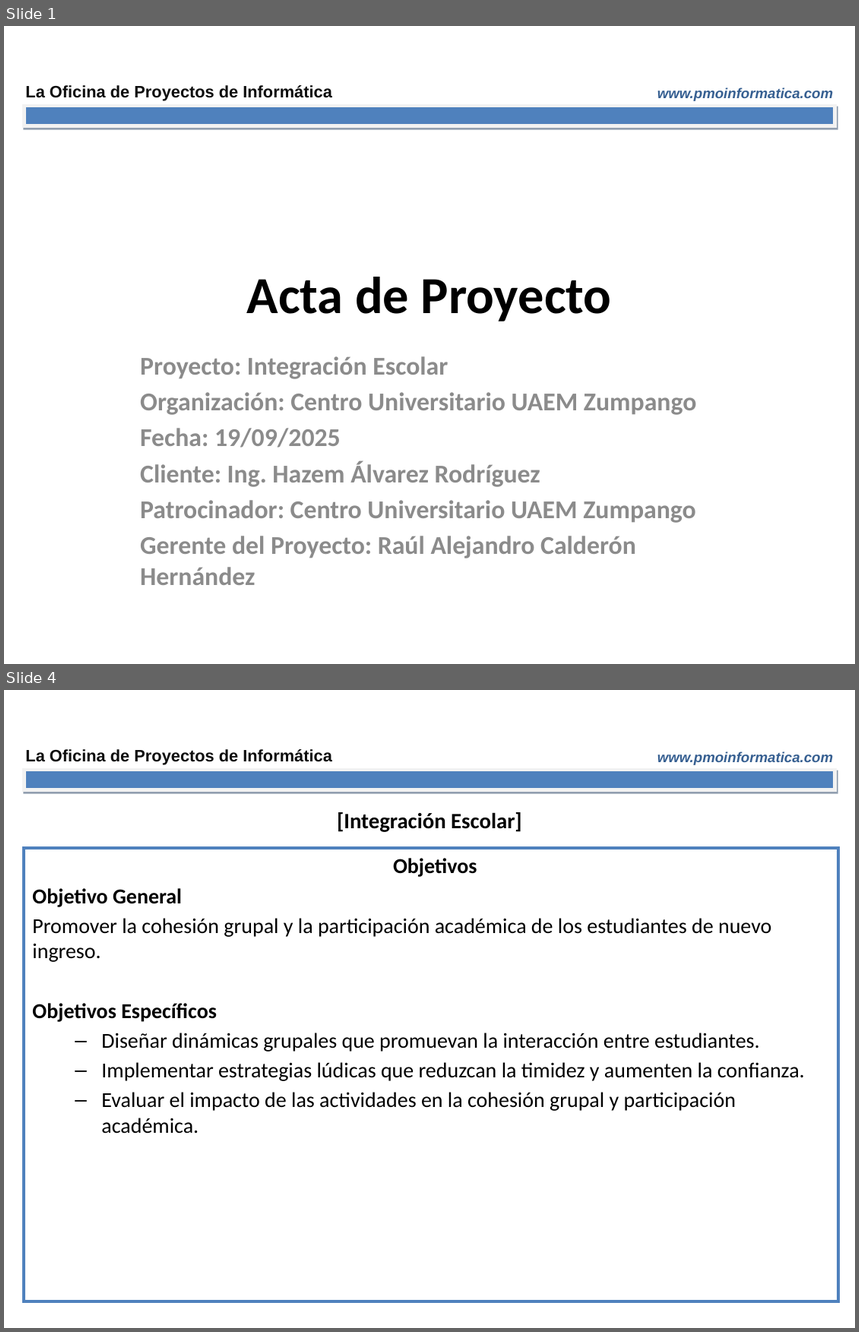
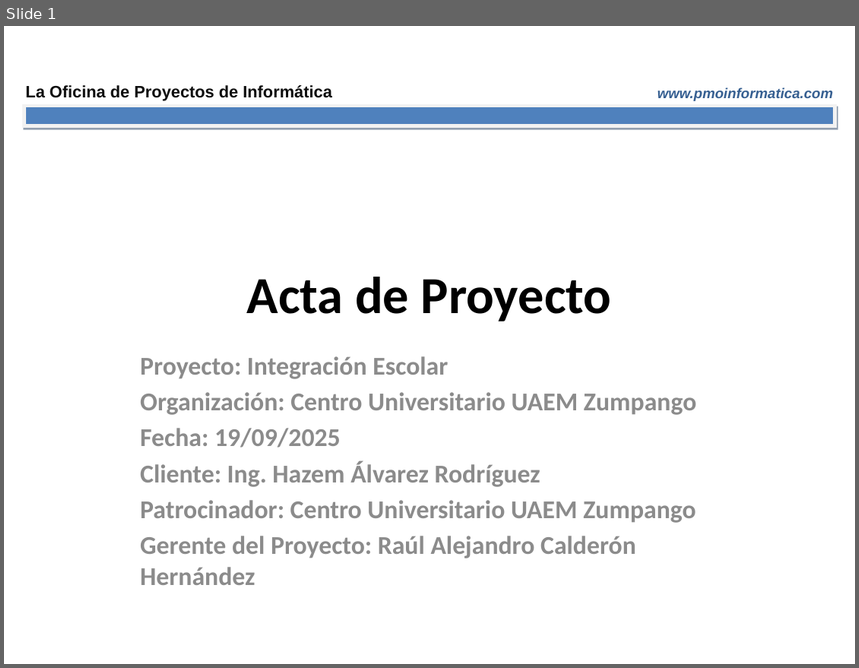
Before and after one commit to AnnyJContreras/ProyIntComDat25B_Carmelitos, a slide deck: Avance de proyecto/Acta de Proyecto Equipo.pptx. Shown one above the other, each under a label of ours: slides 1 and 4 before the commit, slide 1 after it; the slides between them are not shown. The pictures are 859x1332 and 859x668 pixels, drawn with LibreOffice and Linux fonts; fonts in the diff are those of the drawing. Boxes give left, top, right and bottom in pixels: in the first picture for what was removed or moved away, otherwise in the second. Text is boxed around its words. In the diff, an @@ line names an element or a change of style, - is before the commit and + after.

```diff
--- a/Avance de proyecto/Acta de Proyecto Equipo.pptx
+++ b/Avance de proyecto/Acta de Proyecto Equipo.pptx
@@ slide 4 removed at box(4, 690, 855, 1328), background #FFFFFF; not listed: 3 template elements that a slide beside it also shows @@
@@ text removed at box(337, 812, 522, 832) @@
-[Integración Escolar]
@@ text removed at box(24, 848, 838, 1302) @@
-Objetivos
-Objetivo General
-Promover la cohesión grupal y la participación académica de los estudiantes de nuevo ingreso.
-Objetivos Específicos
-  – Diseñar dinámicas grupales que promuevan la interacción entre estudiantes.
-  – Implementar estrategias lúdicas que reduzcan la timidez y aumenten la confianza.
-  – Evaluar el impacto de las actividades en la cohesión grupal y participación académica.
```
Also in this commit, not shown: 1 slide changed, 8 other slides removed, 1 other file.
